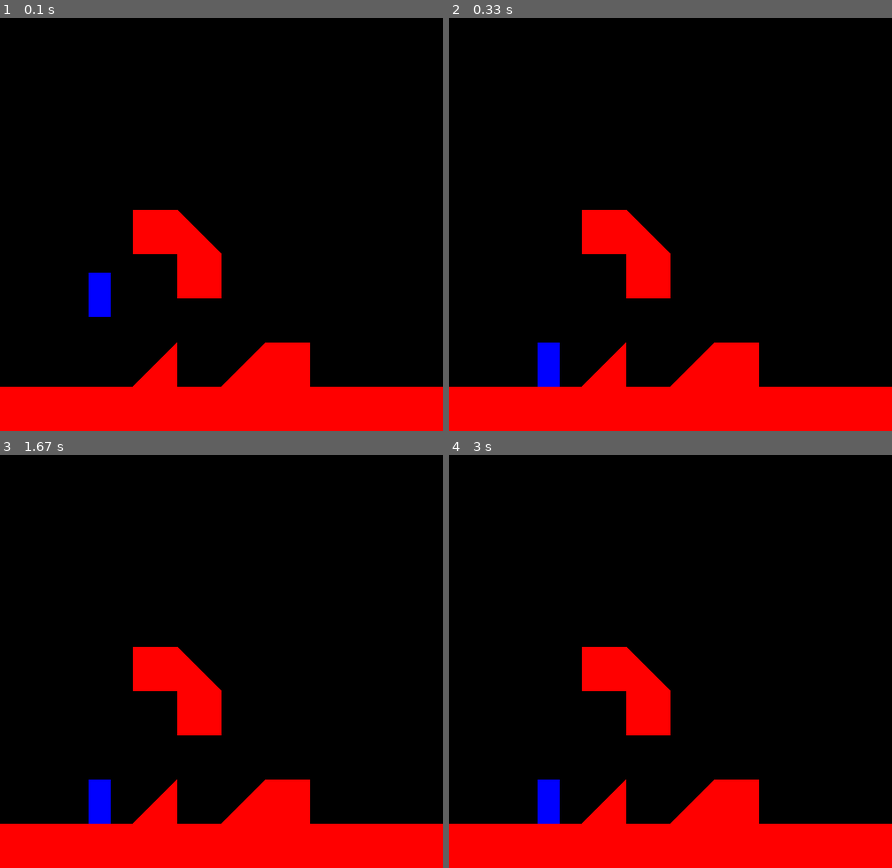
Above: before the commit, frames 1-4 (two rows, left to right).
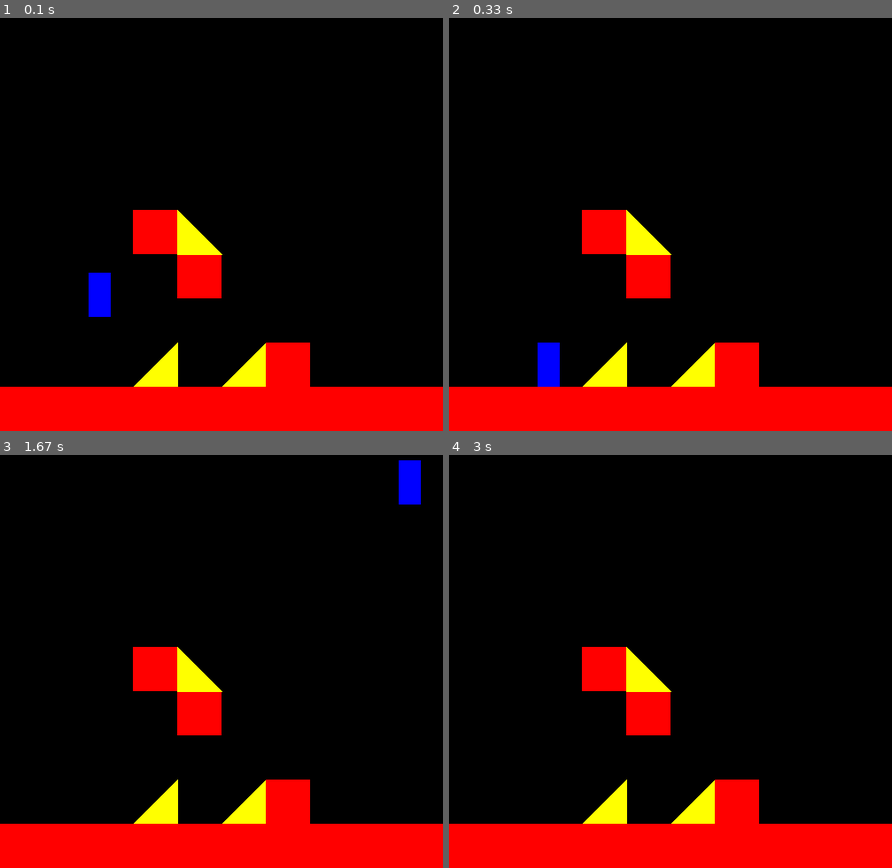
Above: after the commit, the same moments.

Repository: tea-enjoyer11/PlatformerGame0
Game: pygame game, started from app.py
Two runs of this game, one before a commit and one after it. Both use one fixed random seed, a clock stepped at 60 frames per second and the inputs below.
Inputs:
- Up to frame 1 (0.1 s): no input
- Up to frame 2 (0.33 s): no input
- Up to frame 3 (1.67 s): hold Space 0.33-0.8 s; hold D 0.33-0.8 s; hold D 0.83-1.3 s; tap Space at 0.9, 1.2, 1.4 s; hold D from 1.33 s (still down)
- Up to frame 4 (3 s): tap Space at 1.7, 1.9, 2.2, 2.9 s; release D at 1.8 s; hold A 1.83-2.37 s; hold D from 2.83 s (still down)

The runs differ from the first frame. In frame 1, 1.7% of the frame differs, in the area x 30-60%, y 46-90%; in frame 2, 1.7%; in frame 3, 2.8%, in the area x 20-95%, y 1-90%; in frame 4, 2.2%.

Commit message:
Rampen gehen jz in allen möglichen Winkel (trotzdem nur eine höhe von min. 0 & max. 1 -> TODO)

Diff:
--- a/app.py
+++ b/app.py
@@ -1,8 +1,10 @@
 #!/usr/bin/python3.4
 # Setup Python ----------------------------------------------- #
-from pygame.locals import *
+from typing import Sequence
+from enum import Enum, auto
 import pygame
 import sys
+from pygame import Vector2, Surface, Rect, Color
 
 # Setup pygame/window ---------------------------------------- #
 mainClock = pygame.time.Clock()
@@ -10,7 +12,25 @@
 pygame.display.set_caption('rampy boi')
 screen = pygame.display.set_mode((500, 500), 0, 32)
 
-tile_size = 50
+
+class TileType(Enum):
+    TILE = auto()
+    RAMP_LEFT = auto()
+    RAMP_RIGHT = auto()
+
+
+class Tile:
+    def __init__(self, color: Color, pos: Vector2, tile_type: TileType = TileType.TILE) -> None:
+        self.color = color
+        self.pos = pos
+        self.type = tile_type
+
+
+class Ramp(Tile):
+    def __init__(self, color: Color, pos: Vector2, tile_type: TileType, elevation: float = 0.0) -> None:  # 0 = default = 45 grad; 0.5 = 22,5 (45/2) grad; 0.75 = 11,25 (45/4) grad
+        super().__init__(color, pos, tile_type)
+
+        self.elevation = elevation
 
 
 class tile():
@@ -20,7 +40,7 @@
         self.ramp = ramp
 
 
-def collision_test(object_1, object_list):
+def collision_test(object_1: Rect, object_list: list[Rect]) -> list[Rect]:
     collision_list = []
     for obj in object_list:
         if obj.colliderect(object_1):
@@ -28,20 +48,23 @@
     return collision_list
 
 
-def tile_rect(t):
-    return pygame.Rect(t.pos[0] * tile_size, t.pos[1] * tile_size, tile_size, tile_size)
+TILESIZE = 50
+
+
+def tile_rect(t: Tile) -> Rect:
+    return Rect(t.pos.x * TILESIZE, t.pos.y * TILESIZE, TILESIZE, TILESIZE)
 
 
 class player():
-    def __init__(self, pos):
+    def __init__(self, pos: Vector2):
         self.pos = pos
         self.color = (0, 0, 255)
-        self.rect = pygame.Rect(pos[0], pos[1], 25, 50)
+        self.rect = Rect(pos.x, pos.y, 25, 50)
         self.vertical_momentum = 0
 
-    def move(self, movement, tiles):
-        normal_tiles = [tile_rect(t) for t in tiles if not t.ramp]  # make list of all normal tile rects
-        ramps = [t for t in tiles if t.ramp]  # make list of all ramps
+    def move(self, movement: Sequence[float], tiles: list[tile]):
+        normal_tiles = [tile_rect(t) for t in tiles if t.type == TileType.TILE]  # make list of all normal tile rects
+        ramps: list[Ramp] = [t for t in tiles if t.type in [TileType.RAMP_LEFT, TileType.RAMP_RIGHT]]  # make list of all ramps
 
         # handle standard collisions
         collision_types = {'top': False, 'bottom': False, 'right': False, 'left': False}
@@ -76,16 +99,16 @@
                 rel_x = self.rect.x - hitbox.x
 
                 # get height at player's position based on type of ramp
-                if ramp.ramp == 1:
-                    pos_height = rel_x + self.rect.width  # go by player right edge on right ramps
-                elif ramp.ramp == 2:
-                    pos_height = tile_size - rel_x  # is already left edge by default
+                if ramp.type == TileType.RAMP_RIGHT:
+                    pos_height = (rel_x + self.rect.width) * (1 - ramp.elevation)  # go by player right edge on right ramps
+                elif ramp.type == TileType.RAMP_LEFT:
+                    pos_height = (TILESIZE - rel_x) * (1 - ramp.elevation)  # is already left edge by default
 
                 # add constraints
-                pos_height = min(pos_height, tile_size)
+                pos_height = min(pos_height, TILESIZE)
                 pos_height = max(pos_height, 0)
 
-                target_y = hitbox.y + tile_size - pos_height
+                target_y = hitbox.y + TILESIZE - pos_height
 
                 if self.rect.bottom > target_y:  # check if the player collided with the actual ramp
                     # adjust player height
@@ -99,11 +122,11 @@
 
 
 # generate test map
-tiles = [tile([3, 8], 'red', 1), tile([5, 8], 'red', 1), tile([6, 8], 'red'), tile([4, 6], 'red'), tile([4, 5], 'red', 2), tile([3, 5], 'red')]
+tiles: list[Ramp | Tile] = [Ramp('red', Vector2(3, 8), TileType.RAMP_RIGHT), Ramp('red', Vector2(5, 8), TileType.RAMP_RIGHT), Tile('red', Vector2(6, 8)), Tile('red', Vector2(4, 6)), Ramp('red', Vector2(4, 5), TileType.RAMP_LEFT), Tile('red', Vector2(3, 5))]
 for i in range(10):
-    tiles.append(tile([i, 9], 'red'))
-
-p = player([100, 300])
+    tiles.append(Tile('red', Vector2(i, 9)))
+
+p = player(Vector2(100, 300))
 
 right = False
 left = False
@@ -132,35 +155,72 @@
 
     # Tiles -------------------------------------------------- #
     for t in tiles:
-        color = (0, 0, 0)
-        if t.type == 'red':
-            color = (255, 0, 0)
-        if t.ramp == 0:
+        color = t.color
+        if t.type == TileType.TILE:
+            pass
             pygame.draw.rect(screen, color, tile_rect(t))
-        elif t.ramp == 1:
-            pygame.draw.polygon(screen, color, [[t.pos[0] * tile_size, (t.pos[1] + 1) * tile_size - 1], [(t.pos[0] + 1) * tile_size - 1, (t.pos[1] + 1) * tile_size - 1], [(t.pos[0] + 1) * tile_size - 1, t.pos[1] * tile_size]])
-        elif t.ramp == 2:
-            pygame.draw.polygon(screen, color, [[t.pos[0] * tile_size, (t.pos[1] + 1) * tile_size - 1], [(t.pos[0] + 1) * tile_size - 1, (t.pos[1] + 1) * tile_size - 1], [t.pos[0] * tile_size, t.pos[1] * tile_size]])
+        elif t.type == TileType.RAMP_RIGHT:
+            color = "yellow"
+
+            """
+                          p3
+                        / |
+                      /   |
+                    /     |
+                  /       |
+                /         |
+              /           |
+            p1 ---------- p2
+            """
+            elev = t.elevation
+            p1 = Vector2(t.pos.x * TILESIZE, (t.pos.y + 1) * TILESIZE)
+            p2 = Vector2((t.pos.x + 1) * TILESIZE, (t.pos.y + 1) * TILESIZE)
+            p3 = Vector2((t.pos.x + 1) * TILESIZE, (t.pos.y + elev) * TILESIZE)
+
+            pygame.draw.polygon(screen, color, [p1, p2, p3])
+
+            # pygame.draw.polygon(screen, color, [[t.pos.x * TILESIZE, (t.pos.y + 1) * TILESIZE - 1], [(t.pos.x + 1) * TILESIZE - 1, (t.pos.y + 1) * TILESIZE - 1], [(t.pos.x + 1) * TILESIZE - 1, t.pos.y * TILESIZE]])
+        elif t.type == TileType.RAMP_LEFT:
+            color = "yellow"
+
+            """
+            p3
+            | \
+            |   \
+            |     \
+            |       \
+            |         \
+            |           \
+            p1 ---------- p2
+            """
+            elev = t.elevation
+            p1 = Vector2(t.pos.x * TILESIZE, (t.pos.y + 1) * TILESIZE)
+            p2 = Vector2((t.pos.x + 1) * TILESIZE, (t.pos.y + 1) * TILESIZE)
+            p3 = Vector2(t.pos.x * TILESIZE, (t.pos.y + elev) * TILESIZE)
+
+            pygame.draw.polygon(screen, color, [p1, p2, p3])
+
+            # pygame.draw.polygon(screen, color, [[t.pos.x * TILESIZE, (t.pos.y + 1) * TILESIZE - 1], [(t.pos.x + 1) * TILESIZE - 1, (t.pos.y + 1) * TILESIZE - 1], [t.pos.x * TILESIZE, (t.pos.y) * TILESIZE]])
 
     # Buttons ------------------------------------------------ #
     for event in pygame.event.get():
-        if event.type == QUIT:
+        if event.type == pygame.QUIT:
             pygame.quit()
             sys.exit()
-        if event.type == KEYDOWN:
-            if event.key == K_ESCAPE:
+        if event.type == pygame.KEYDOWN:
+            if event.key == pygame.K_ESCAPE:
                 pygame.quit()
                 sys.exit()
-            if event.key == K_RIGHT:
+            if event.key == pygame.K_d:
                 right = True
-            if event.key == K_LEFT:
+            if event.key == pygame.K_a:
                 left = True
-            if event.key == K_UP:
+            if event.key == pygame.K_SPACE:
                 p.vertical_momentum = -16
-        if event.type == KEYUP:
-            if event.key == K_RIGHT:
+        if event.type == pygame.KEYUP:
+            if event.key == pygame.K_d:
                 right = False
-            if event.key == K_LEFT:
+            if event.key == pygame.K_a:
                 left = False
 
     # Update ------------------------------------------------- #
